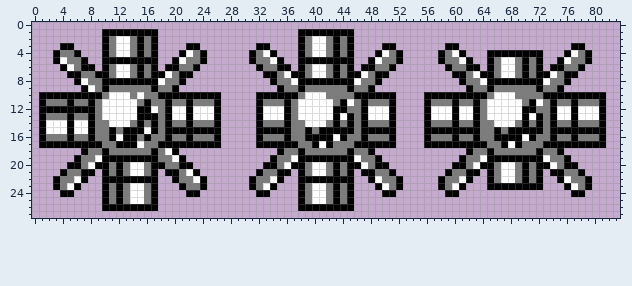
File history of a sprite sheet, Blaster Master/Textures/11_Canon.png. The picture above was drawn from the file before the commit.
The file is 84x28 pixels.
After the commit:
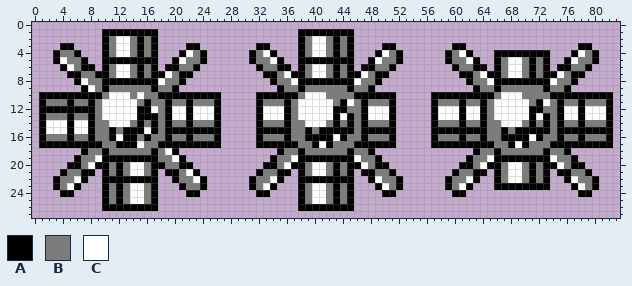
Palette (. is transparent): A #000000  B #7c7c7c  C #ffffff
Change:
Changed rows in their new state; - is an unchanged pixel.
first column x 56:
 3 ---.-A---------------.-A---
 4 --.ABCA--.-------A--.ACBA--
 5 --.A-BCA-.AB-CBABA-.AC-BA--
 6 ---.A-B-A.AB-CBABA.-A-BA---
 7 ----.-ABC-AB-CBAB-ACB-A----
 8 -----.A-BC-------AC-BA-----
 9 ------.A-BA-----BA-BA------
10 .--------AB--C---B--------A
11 .A--BA-BAB----CBACBA-BA--BA
12 .A--CA-CAB----C-A-BA-CA--CA
13 .A--CA-CAB----CACABA-CA--CA
14 .A--BA-BA-B--CBABABA-BA--BA
15 .-------A-BAB----AB-------A
16 .A--BA-BA-B---ACA-BA-BA--BA
17 .--------A-BACA--B--------A
18 ------.A-BA-----BA-BA------
19 -----.A-BC-------AC-BA-----
20 ----.-ABC-AB-CBAB-ACB-A----
21 ---.A-B-A.AB-CBABA.-A-BA---
22 --.A-BCA-.AB-CBABA-.AC-BA--
23 --.ABCA--.-------A--.ACBA--
24 ---.-A---------------.-A---
Boxes around the changes in both pictures, in picture pixels (x1, y1, x2, y2):
changed: (424, 43, 613, 197)
